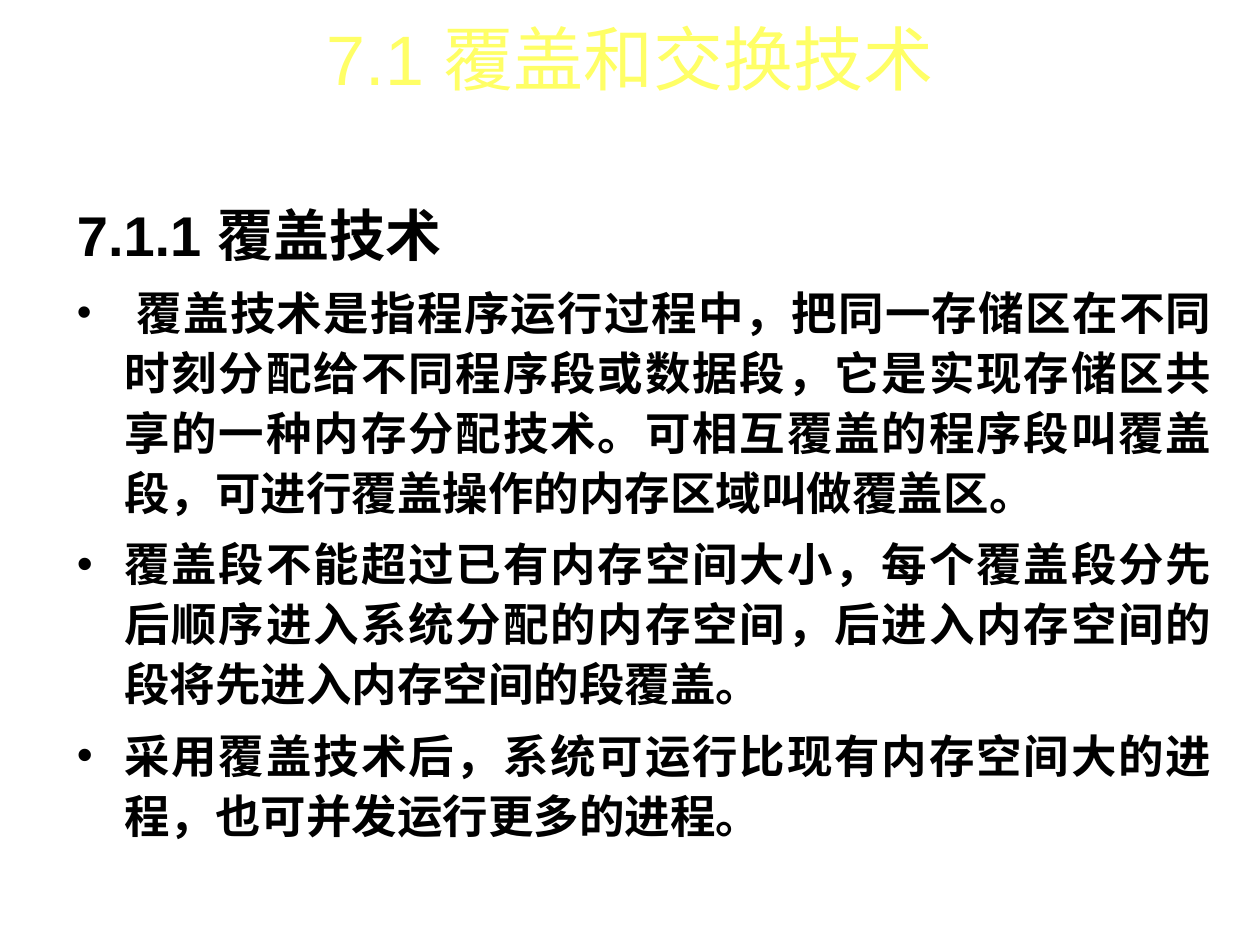
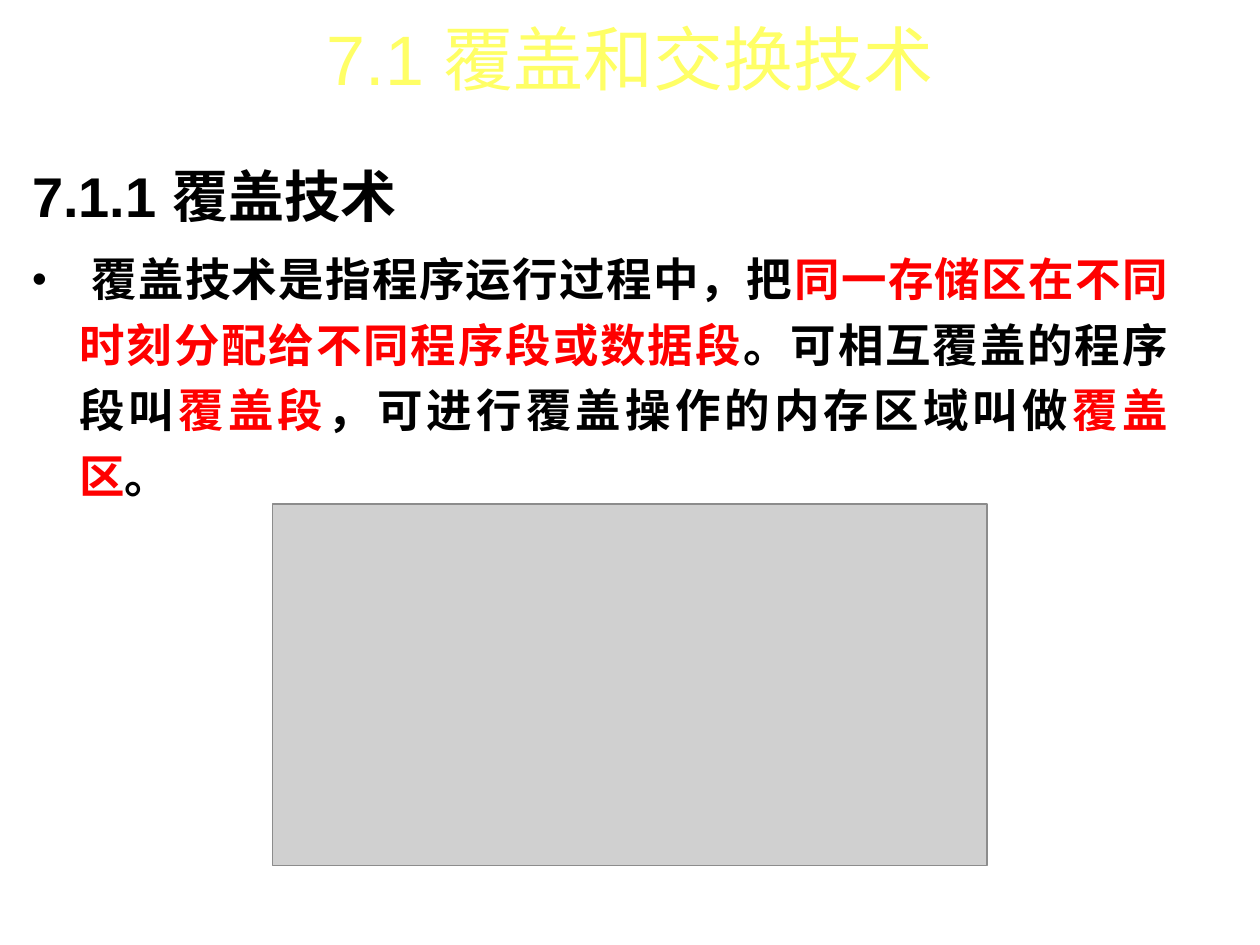
Before and after one commit to FourierAI/Operating-system, a slide deck: slide 6 of 操作系统-第7章.ppt. Drawn at 1260x945 pixels with LibreOffice and Linux fonts; fonts in the diff are those of the drawing; grey boxes stand for pictures; background and template pictures are left out. Boxes give left, top, right and bottom in pixels: in the first picture for what was removed or moved away, otherwise in the second. Text is boxed around its words. In the diff, an @@ line names an element or a change of style, - is before the commit and + after.

```diff
--- a/操作系统-第7章.ppt
+++ b/操作系统-第7章.ppt
@@ text "7.1.1 覆盖技术": place and size @@
-text "7.1.1 覆盖技术" at bbox=[77, 208, 1211, 839]
+text "7.1.1 覆盖技术" at bbox=[32, 169, 1168, 497]
@@ text at bbox=[79, 257, 1168, 497]: text changed @@
-• 覆盖技术是指程序运行过程中，把同一存储区在不同时刻分配给不同程序段或数据段，它是实现存储区共享的一种内存分配技术。可相互覆盖的程序段叫覆盖段，可进行覆盖操作的内存区域叫做覆盖区。
-• 覆盖段不能超过已有内存空间大小，每个覆盖段分先后顺序进入系统分配的内存空间，后进入内存空间的段将先进入内存空间的段覆盖。
-• 采用覆盖技术后，系统可运行比现有内存空间大的进程，也可并发运行更多的进程。
+• 覆盖技术是指程序运行过程中，把同一存储区在不同时刻分配给不同程序段或数据段。可相互覆盖的程序段叫覆盖段，可进行覆盖操作的内存区域叫做覆盖区。
@@ picture added at bbox=[272, 504, 987, 866] @@
```
Also in this commit, not shown: 24 other slides changed, 7 slides added, 27 slides removed, 4 other files.
